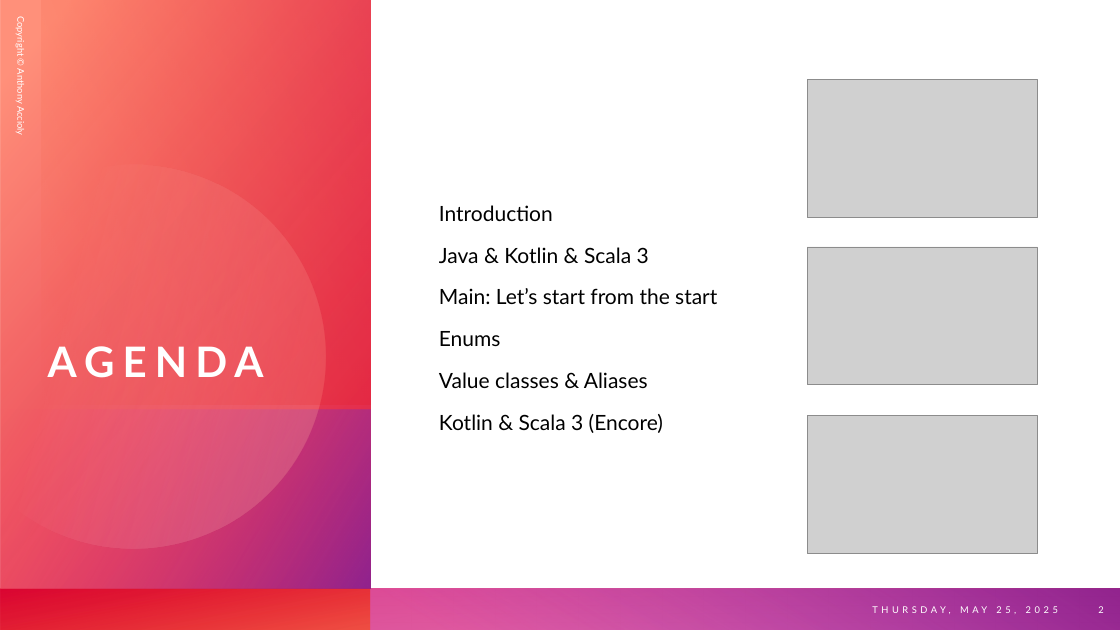
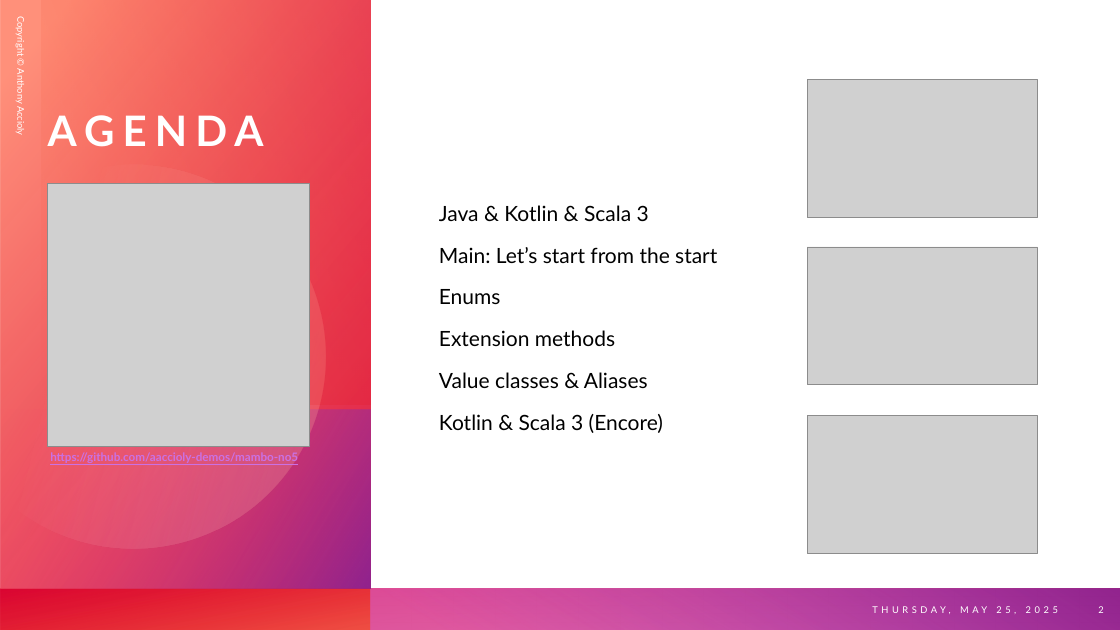
Before and after one commit to aaccioly-demos/mambo-no5, a slide deck: slide 2 of slides/Mambo no 5.pptx. Drawn at 1120x630 pixels with LibreOffice and Linux fonts; fonts in the diff are those of the drawing; grey boxes stand for pictures. Boxes give left, top, right and bottom in pixels: in the first picture for what was removed or moved away, otherwise in the second. Text is boxed around its words. In the diff, an @@ line names an element or a change of style, - is before the commit and + after.

Commit message:
Intro & Summary

```diff
--- a/slides/Mambo no 5.pptx
+++ b/slides/Mambo no 5.pptx
@@ title "AGENDA" moved from (x1=48, y1=346, x2=264, y2=378) to (x1=48, y1=115, x2=264, y2=147) @@
@@ picture added at (x1=47, y1=184, x2=309, y2=446) @@
@@ text at (x1=439, y1=205, x2=553, y2=221): paragraph removed @@
-Introduction
@@ text at (x1=439, y1=330, x2=615, y2=346): paragraph added @@
+Extension methods
@@ text added at (x1=50, y1=452, x2=298, y2=463), 10 pt, text #CA71E4, bold, underline @@
+https://github.com/aaccioly-demos/mambo-no5
```
Also in this commit, not shown: 7 slides added, 4 slides removed.
